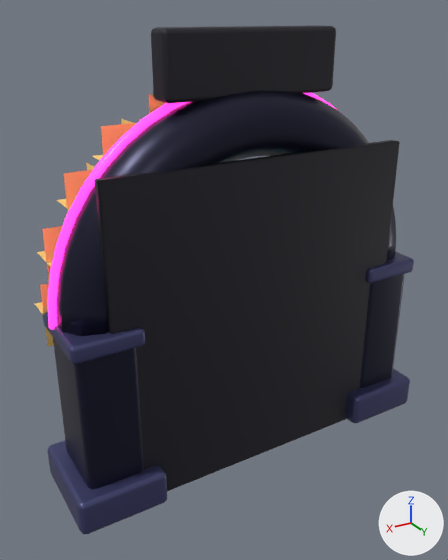
The glTF model art/models/neon_portal_arch.glb as it was, and as the next commit left it.
One viewpoint serves both versions: a camera (50 mm lens) standing at (3.4, 5.2, 4.72) and looking at (0.25, -0.05, 2.1). Arrows for +X, +Y and +Z are at lower right; the lights stay in place. The older version comes first. Vertices at exactly the same position are counted once.

Objects in the first picture: 'PortalArch'.
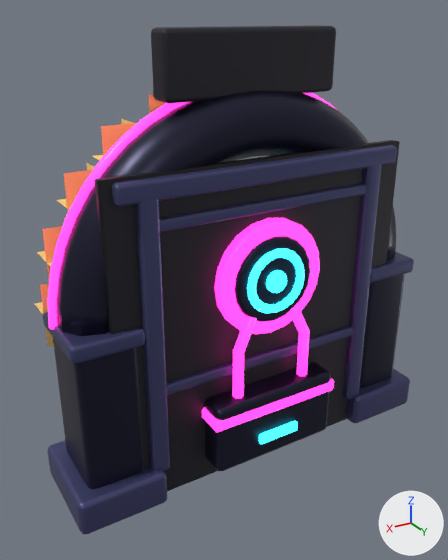
Pixel boxes (x1, y1, x2, y2) of what changed, in the pictures (448 x 560 px):
part 1 of me_portalarch, added (cyan): after (259, 421, 298, 444)
part 2 of me_portalarch, added: after (112, 145, 397, 471)

What the commit changed:
me_portalarch is used by ob_portalarch; location (0.0, 0.0, 0.0).
me_portalarch had 1736 vertices, 3126 faces and spanned x -2.22..2.22, y -0.72..0.55, z 0.0..4.61.
me_portalarch now has 2652 vertices, 4906 faces and spans x -2.22..2.22, y -0.72..0.72, z 0.0..4.61.
me_portalarch part 1: the loose piece of 56 vertices spanning x -2.22..-1.27, y -0.55..0.55, z 0.0..0.4 is copied, and the copy is scaled about its middle by (0.541, 0.0366, 0.294), then moved by (1.75, 0.69, 0.3), in mat_neoncyan (cyan #2ef2ff, glowing cyan #2ef2ff); it spans x -0.25..0.25, y 0.66..0.72, z 0.44..0.56.
me_portalarch part 2: 860 vertices added at x -1.6..1.6, y 0.32..0.68, z 0.22..3.43.
